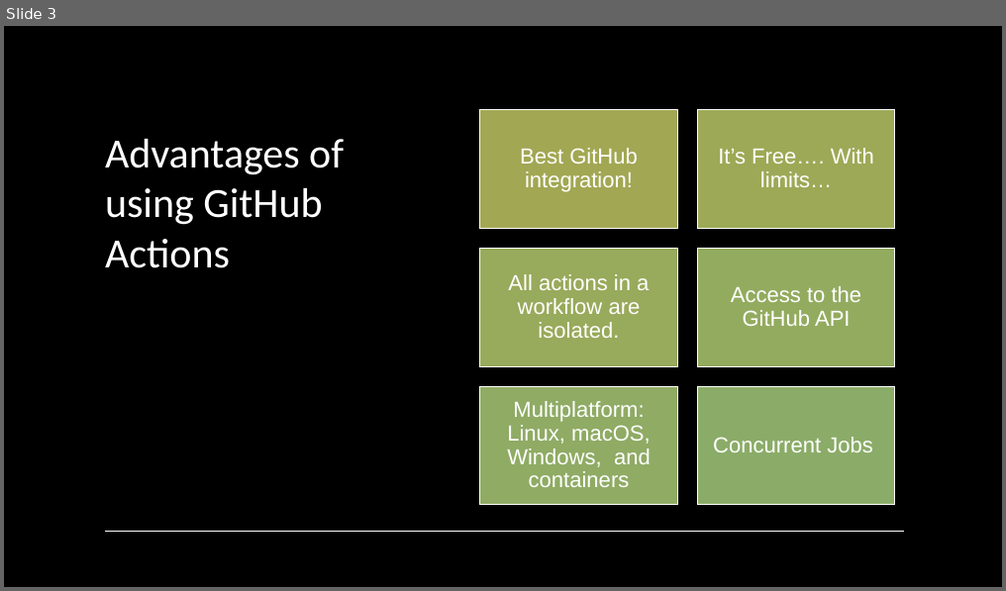
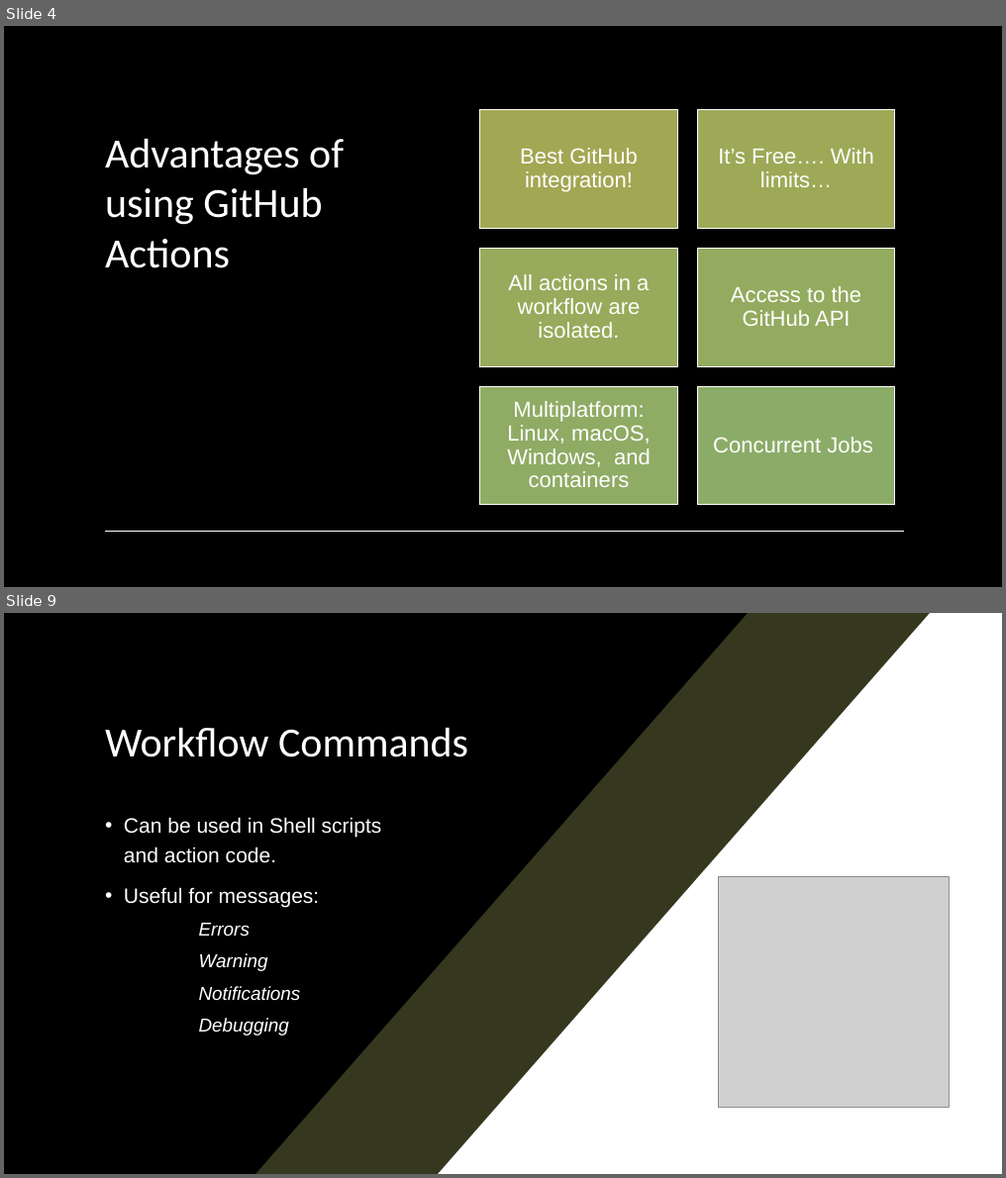
Before and after one commit to pulcher/github-actions-getting-started, a slide deck: getting-started-with-github-actions.pptx. Shown one above the other, each under a label of ours: slide 3 before the commit, slides 4 and 9 after it; the slides between them are not shown. The pictures are 1006x591 and 1006x1178 pixels, drawn with LibreOffice and Linux fonts; fonts in the diff are those of the drawing; grey boxes stand for pictures. Boxes give left, top, right and bottom in pixels: in the first picture for what was removed or moved away, otherwise in the second. Text is boxed around its words. In the diff, an @@ line names an element or a change of style, - is before the commit and + after.

```diff
--- a/getting-started-with-github-actions.pptx
+++ b/getting-started-with-github-actions.pptx
@@ slide 9 added at box(4, 613, 1002, 1174), background #000000; not listed: 2 template elements that a slide beside it also shows @@
@@ rectangle added at box(4, 613, 1002, 1174), fill #000000 @@
@@ freeform shape added at box(255, 613, 930, 1174), fill #36371F @@
@@ freeform shape added at box(439, 613, 1002, 1174), fill #FFFFFF @@
@@ title added at box(105, 728, 468, 758), 40 pt, text #FFFFFF @@
+Workflow Commands
@@ text added at box(124, 817, 382, 1036), 20 pt, text #FFFFFF @@
+• Can be used in Shell scripts and action code.
+• Useful for messages:
+  Errors
+  Warning
+  Notifications
+  Debugging
@@ picture added at box(719, 877, 949, 1108) @@
@@ what was slide 3 is now slide 4 @@
```
Also in this commit, not shown: 5 slides changed, 8 other slides added, 14 slides removed.
